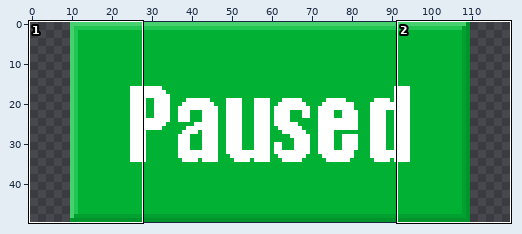
One commit to this pixel-art file: assets/title_paused.aseprite. The first picture is a wide view before the edit; the outline marks the close-up.
Close-up. Before the commit:
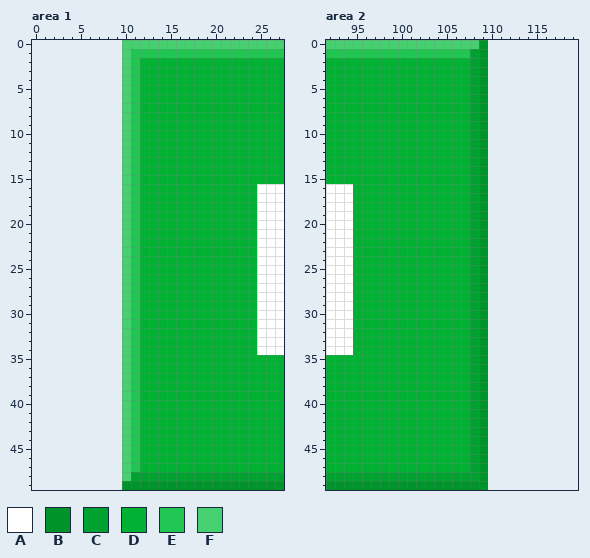
100x50 pixels, 1 frame. Shown: area 1: x 0..27, y 0..49; area 2: x 92..119, y 0..49. The old version is drawn lined up with the new one, on the new canvas.
Visible layers, top first: "title", "backdrop".
Palette (. is transparent): A #ffffff  B #00922b  C #00a130  D #00b133  E #20c651  F #46d06f
Pixels before, area 1, first column x 10:
 0 FFFFFFFFFFFFFFFFFF
 1 FEEEEEEEEEEEEEEEEE
 2 FEDDDDDDDDDDDDDDDD
 3 FEDDDDDDDDDDDDDDDD
 4 FEDDDDDDDDDDDDDDDD
 5 FEDDDDDDDDDDDDDDDD
 6 FEDDDDDDDDDDDDDDDD
 7 FEDDDDDDDDDDDDDDDD
 8 FEDDDDDDDDDDDDDDDD
 9 FEDDDDDDDDDDDDDDDD
10 FEDDDDDDDDDDDDDDDD
11 FEDDDDDDDDDDDDDDDD
12 FEDDDDDDDDDDDDDDDD
13 FEDDDDDDDDDDDDDDDD
14 FEDDDDDDDDDDDDDDDD
15 FEDDDDDDDDDDDDDDDD
16 FEDDDDDDDDDDDDDAAA
17 FEDDDDDDDDDDDDDAAA
18 FEDDDDDDDDDDDDDAAA
19 FEDDDDDDDDDDDDDAAA
20 FEDDDDDDDDDDDDDAAA
21 FEDDDDDDDDDDDDDAAA
22 FEDDDDDDDDDDDDDAAA
23 FEDDDDDDDDDDDDDAAA
24 FEDDDDDDDDDDDDDAAA
25 FEDDDDDDDDDDDDDAAA
26 FEDDDDDDDDDDDDDAAA
27 FEDDDDDDDDDDDDDAAA
28 FEDDDDDDDDDDDDDAAA
29 FEDDDDDDDDDDDDDAAA
30 FEDDDDDDDDDDDDDAAA
31 FEDDDDDDDDDDDDDAAA
32 FEDDDDDDDDDDDDDAAA
33 FEDDDDDDDDDDDDDAAA
34 FEDDDDDDDDDDDDDAAA
35 FEDDDDDDDDDDDDDDDD
36 FEDDDDDDDDDDDDDDDD
37 FEDDDDDDDDDDDDDDDD
38 FEDDDDDDDDDDDDDDDD
39 FEDDDDDDDDDDDDDDDD
40 FEDDDDDDDDDDDDDDDD
41 FEDDDDDDDDDDDDDDDD
42 FEDDDDDDDDDDDDDDDD
43 FEDDDDDDDDDDDDDDDD
44 FEDDDDDDDDDDDDDDDD
45 FEDDDDDDDDDDDDDDDD
46 FEDDDDDDDDDDDDDDDD
47 FEDDDDDDDDDDDDDDDD
48 FCCCCCCCCCCCCCCCCC
49 BBBBBBBBBBBBBBBBBB
Pixels before, area 2, first column x 92:
 0 FFFFFFFFFFFFFFFFFB
 1 EEEEEEEEEEEEEEEECB
 2 DDDDDDDDDDDDDDDDCB
 3 DDDDDDDDDDDDDDDDCB
 4 DDDDDDDDDDDDDDDDCB
 5 DDDDDDDDDDDDDDDDCB
 6 DDDDDDDDDDDDDDDDCB
 7 DDDDDDDDDDDDDDDDCB
 8 DDDDDDDDDDDDDDDDCB
 9 DDDDDDDDDDDDDDDDCB
10 DDDDDDDDDDDDDDDDCB
11 DDDDDDDDDDDDDDDDCB
12 DDDDDDDDDDDDDDDDCB
13 DDDDDDDDDDDDDDDDCB
14 DDDDDDDDDDDDDDDDCB
15 DDDDDDDDDDDDDDDDCB
16 AAADDDDDDDDDDDDDCB
17 AAADDDDDDDDDDDDDCB
18 AAADDDDDDDDDDDDDCB
19 AAADDDDDDDDDDDDDCB
20 AAADDDDDDDDDDDDDCB
21 AAADDDDDDDDDDDDDCB
22 AAADDDDDDDDDDDDDCB
23 AAADDDDDDDDDDDDDCB
24 AAADDDDDDDDDDDDDCB
25 AAADDDDDDDDDDDDDCB
26 AAADDDDDDDDDDDDDCB
27 AAADDDDDDDDDDDDDCB
28 AAADDDDDDDDDDDDDCB
29 AAADDDDDDDDDDDDDCB
30 AAADDDDDDDDDDDDDCB
31 AAADDDDDDDDDDDDDCB
32 AAADDDDDDDDDDDDDCB
33 AAADDDDDDDDDDDDDCB
34 AAADDDDDDDDDDDDDCB
35 DDDDDDDDDDDDDDDDCB
36 DDDDDDDDDDDDDDDDCB
37 DDDDDDDDDDDDDDDDCB
38 DDDDDDDDDDDDDDDDCB
39 DDDDDDDDDDDDDDDDCB
40 DDDDDDDDDDDDDDDDCB
41 DDDDDDDDDDDDDDDDCB
42 DDDDDDDDDDDDDDDDCB
43 DDDDDDDDDDDDDDDDCB
44 DDDDDDDDDDDDDDDDCB
45 DDDDDDDDDDDDDDDDCB
46 DDDDDDDDDDDDDDDDCB
47 DDDDDDDDDDDDDDDDCB
48 CCCCCCCCCCCCCCCCCB
49 BBBBBBBBBBBBBBBBBB
The result:
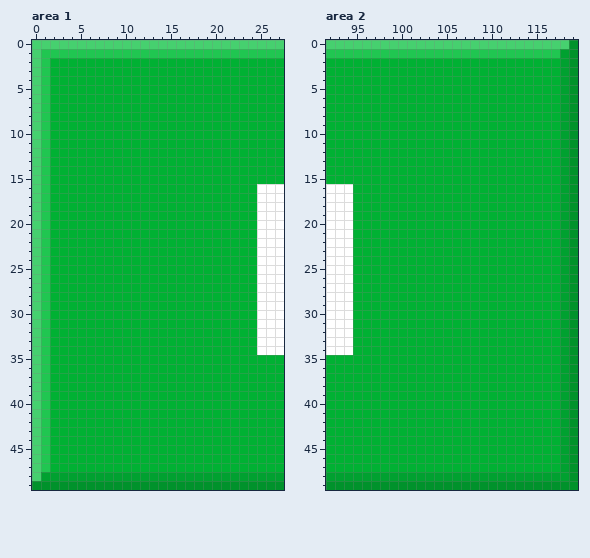
Difference:
canvas 100x50 -> 120x50, the old top-left corner now at 10,0
Changed rows in their new state; - is an unchanged pixel.
Area 1:
first column x 0:
 0 FFFFFFFFFF--
 1 FEEEEEEEEEE-
 2 FEDDDDDDDDDD
 3 FEDDDDDDDDDD
 4 FEDDDDDDDDDD
 5 FEDDDDDDDDDD
 6 FEDDDDDDDDDD
 7 FEDDDDDDDDDD
 8 FEDDDDDDDDDD
 9 FEDDDDDDDDDD
10 FEDDDDDDDDDD
11 FEDDDDDDDDDD
12 FEDDDDDDDDDD
13 FEDDDDDDDDDD
14 FEDDDDDDDDDD
15 FEDDDDDDDDDD
16 FEDDDDDDDDDD
17 FEDDDDDDDDDD
18 FEDDDDDDDDDD
19 FEDDDDDDDDDD
20 FEDDDDDDDDDD
21 FEDDDDDDDDDD
22 FEDDDDDDDDDD
23 FEDDDDDDDDDD
24 FEDDDDDDDDDD
25 FEDDDDDDDDDD
26 FEDDDDDDDDDD
27 FEDDDDDDDDDD
28 FEDDDDDDDDDD
29 FEDDDDDDDDDD
30 FEDDDDDDDDDD
31 FEDDDDDDDDDD
32 FEDDDDDDDDDD
33 FEDDDDDDDDDD
34 FEDDDDDDDDDD
35 FEDDDDDDDDDD
36 FEDDDDDDDDDD
37 FEDDDDDDDDDD
38 FEDDDDDDDDDD
39 FEDDDDDDDDDD
40 FEDDDDDDDDDD
41 FEDDDDDDDDDD
42 FEDDDDDDDDDD
43 FEDDDDDDDDDD
44 FEDDDDDDDDDD
45 FEDDDDDDDDDD
46 FEDDDDDDDDDD
47 FEDDDDDDDDDD
48 FCCCCCCCCCC-
49 BBBBBBBBBB--
Area 2:
first column x 108:
 0 -FFFFFFFFFFB
 1 EEEEEEEEEECB
 2 DDDDDDDDDDCB
 3 DDDDDDDDDDCB
 4 DDDDDDDDDDCB
 5 DDDDDDDDDDCB
 6 DDDDDDDDDDCB
 7 DDDDDDDDDDCB
 8 DDDDDDDDDDCB
 9 DDDDDDDDDDCB
10 DDDDDDDDDDCB
11 DDDDDDDDDDCB
12 DDDDDDDDDDCB
13 DDDDDDDDDDCB
14 DDDDDDDDDDCB
15 DDDDDDDDDDCB
16 DDDDDDDDDDCB
17 DDDDDDDDDDCB
18 DDDDDDDDDDCB
19 DDDDDDDDDDCB
20 DDDDDDDDDDCB
21 DDDDDDDDDDCB
22 DDDDDDDDDDCB
23 DDDDDDDDDDCB
24 DDDDDDDDDDCB
25 DDDDDDDDDDCB
26 DDDDDDDDDDCB
27 DDDDDDDDDDCB
28 DDDDDDDDDDCB
29 DDDDDDDDDDCB
30 DDDDDDDDDDCB
31 DDDDDDDDDDCB
32 DDDDDDDDDDCB
33 DDDDDDDDDDCB
34 DDDDDDDDDDCB
35 DDDDDDDDDDCB
36 DDDDDDDDDDCB
37 DDDDDDDDDDCB
38 DDDDDDDDDDCB
39 DDDDDDDDDDCB
40 DDDDDDDDDDCB
41 DDDDDDDDDDCB
42 DDDDDDDDDDCB
43 DDDDDDDDDDCB
44 DDDDDDDDDDCB
45 DDDDDDDDDDCB
46 DDDDDDDDDDCB
47 DDDDDDDDDDCB
48 -CCCCCCCCCCB
49 --BBBBBBBBBB
Pixel boxes of the changes (left, top, right, bottom) in both close-ups:
changed: (32, 40, 140, 490)
changed: (470, 40, 578, 490)
